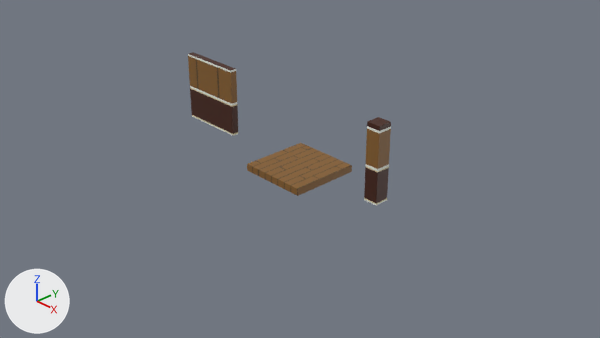
An edit to the Blender file Art/Models/tiles.blend, drawn before and after from the same camera.
Before and after are seen from the file's camera 'Camera'. The lights are fixed; the arrows at lower left show +X, +Y and +Z.

Before the edit, the objects in view are built like this:
```python
me_cube = bpy.data.meshes.new('Cube')
me_cube.from_pydata(...)  # a box spanning x -0.5..0.5, y -0.1..0.0, z -0.5..0.5
me_cube.materials.append(mat_material_001)  # picture img_wood_png
me_cube_001 = bpy.data.meshes.new('Cube.001')
me_cube_001.from_pydata(...)  # a box spanning x -0.5..0.5, y 0.0..1.0, z -0.05..0.05
me_cube_001.materials.append(mat_wallpanel)  # picture img_wall_panel_png
me_cube_002 = bpy.data.meshes.new('Cube.002')
me_cube_002.from_pydata(...)  # 12 vertices, 10 faces; spans x -0.1..0.1, y 0.0..1.059, z -0.1..0.1
me_cube_002.materials.append(mat_material_002)  # picture img_wall_panel_png
ob_cube = bpy.data.objects.new('Cube', me_cube)
ob_cube.location = (0.0, 0.0, 0.0)
ob_cube.rotation_euler = (1.571, 0.0, 0.0)  # degrees (90, 0, 0)
ob_cube_001 = bpy.data.objects.new('Cube.001', me_cube_001)
ob_cube_001.location = (-1.852, 0.0, 0.0)
ob_cube_001.rotation_euler = (1.571, 0.0, 0.0)  # degrees (90, 0, 0)
ob_cube_002 = bpy.data.objects.new('Cube.002', me_cube_002)
ob_cube_002.location = (1.38, 0.0, 0.0)
ob_cube_002.rotation_euler = (1.571, 0.0, 0.0)  # degrees (90, 0, 0)
```
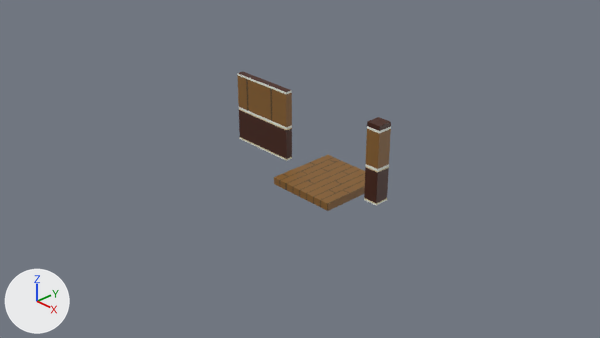
The newer file is also rescaled (x10.0), turned or shifted as a whole; pictures and numbers use the older file's frame.

What differs and where, as boxes (x1, y1, x2, y2) in the pictures (600 x 338 px):
'Cube.001', moved: before (188, 52, 238, 136); after (237, 72, 292, 161)
'Cube', moved: before (247, 143, 352, 196); after (274, 155, 365, 211)

The change, as a list of edits to the scene's bpy script:
```text
Change ob_cube:
    ob_cube.location: (0.0, 0.0, 0.0) -> (0.545, 0.0, 0.0)
Change ob_cube_001:
    ob_cube_001.location: (-1.852, 0.0, 0.0) -> (-0.702, 0.0, 0.0)
```
